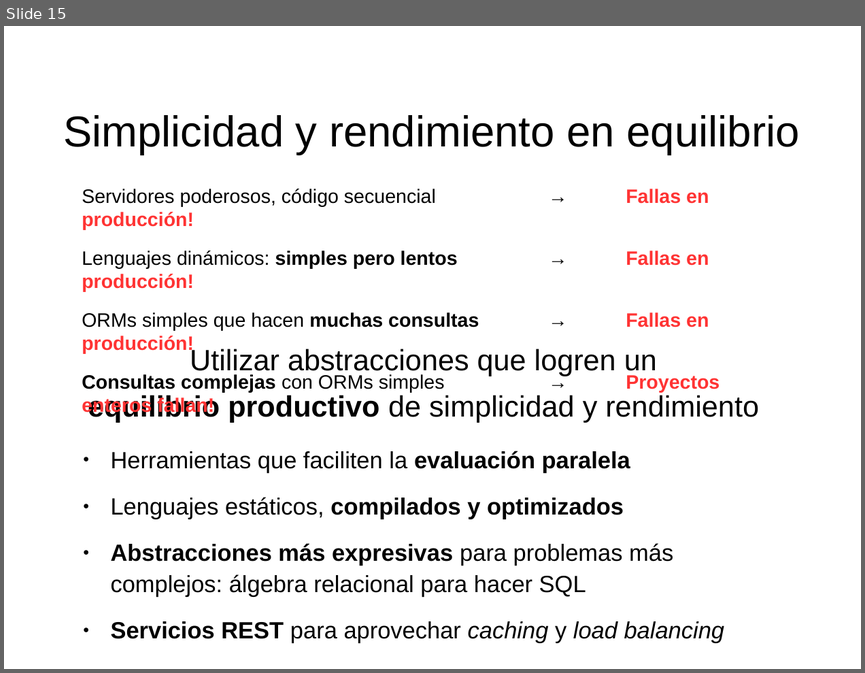
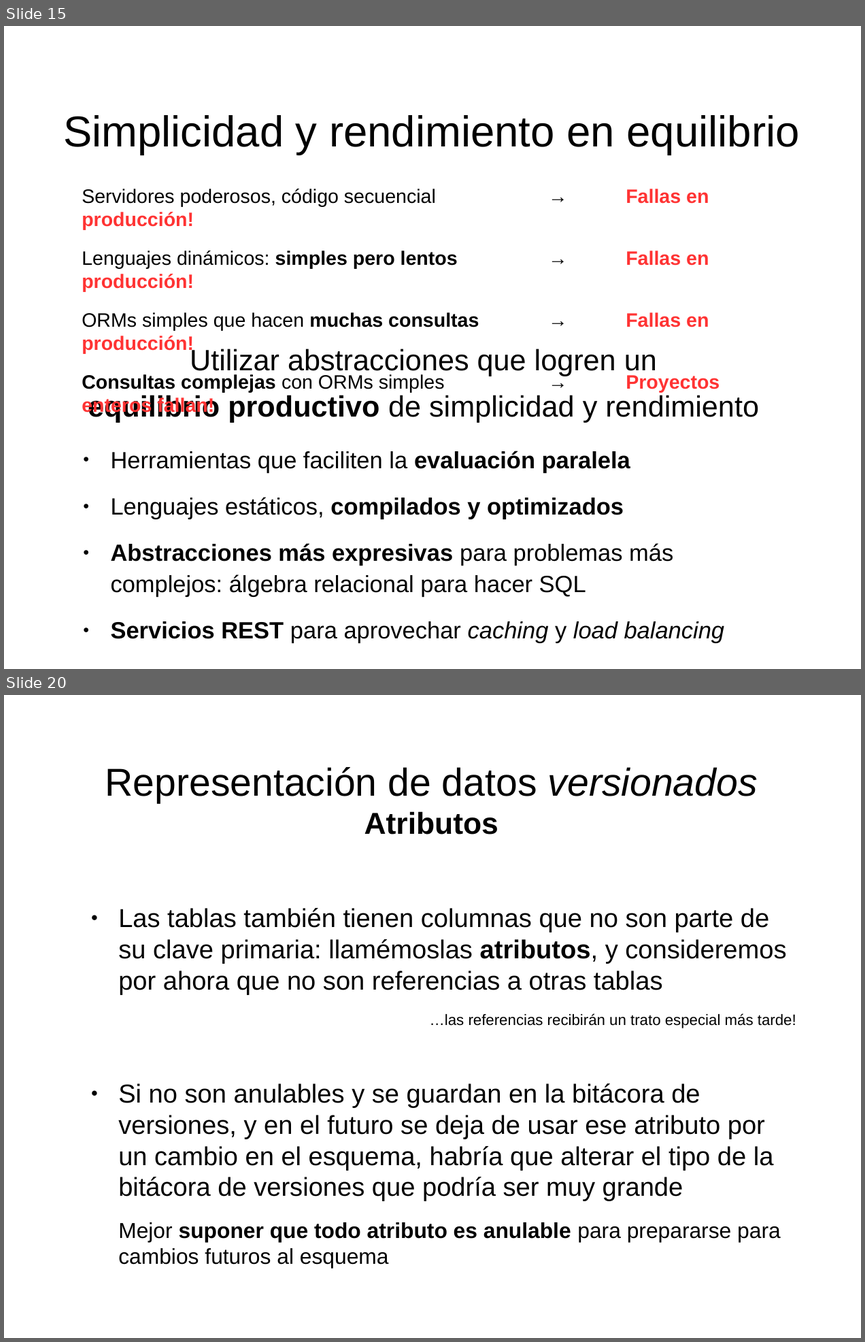
Before and after one commit to mgomezch/libro, a slide deck: láminas/láminas.odp. Shown one above the other, each under a label of ours: slide 15 before the commit, slides 15 and 20 after it; the slides between them are not shown. The pictures are 865x673 and 865x1342 pixels, drawn with LibreOffice and Linux fonts; fonts in the diff are those of the drawing. Boxes give left, top, right and bottom in pixels: in the first picture for what was removed or moved away, otherwise in the second. Text is boxed around its words. In the diff, an @@ line names an element or a change of style, - is before the commit and + after.

Commit message:
Parte del capítulo de Squealer en las láminas

```diff
--- a/láminas/láminas.odp
+++ b/láminas/láminas.odp
@@ slide 20 added at [4, 695, 861, 1338], background #FFFFFF @@
@@ title added at [105, 767, 757, 834], 36 pt, text #000000 @@
+Representación de datos versionados
+Atributos
@@ text added at [118, 908, 796, 1268], 24 pt, text #000000 @@
+● Las tablas también tienen columnas que no son parte de su clave primaria: llamémoslas atributos, y consideremos por ahora que no son referencias a otras tablas
+…las referencias recibirán un trato especial más tarde!
+● Si no son anulables y se guardan en la bitácora de versiones, y en el futuro se deja de usar ese atributo por un cambio en el esquema, habría que alterar el tipo de la bitácora de versiones que podría ser muy grande
+Mejor suponer que todo atributo es anulable para prepararse para cambios futuros al esquema
```
Also in this commit, not shown: 1 slide changed, 8 other slides added.
